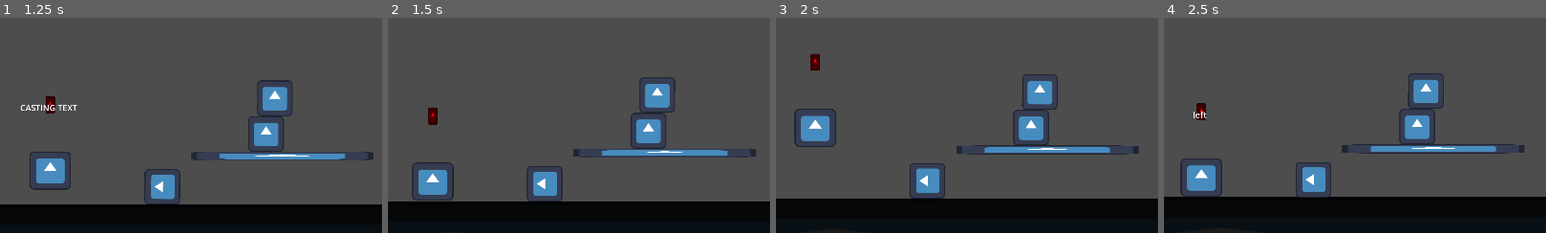
Above: before the commit, frames 1-4 (left to right).
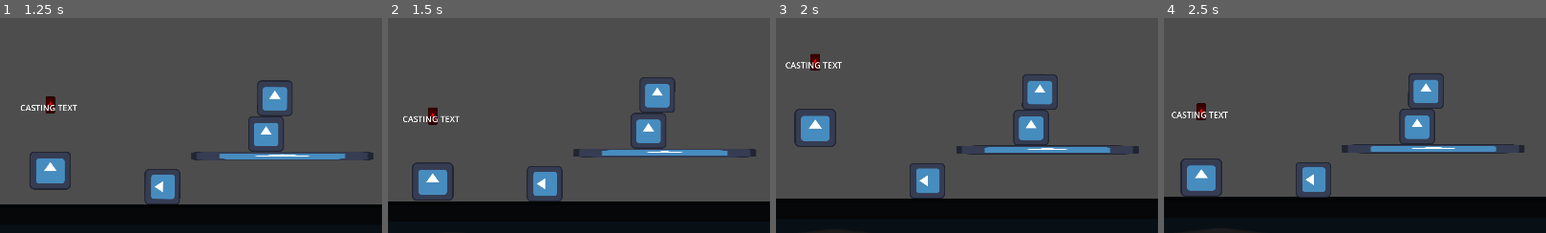
Above: after the commit, the same moments.

Repository: WantanAsyraff/Magis-Penglipur-Lara-Game
Game: Godot game, scene res://scenes/worlds/hubs/akademi-bintang-utama/ABU-library.tscn
The game is run twice, just before and just after one commit, with the same random seed, the same clock (stepped at 60 frames per second) and the same inputs. The project has no main scene, so this scene is started directly. The engine's default icon, where the game draws it, is replaced by a stand-in: a white triangle on a blue panel in a dark square.
Inputs:
- Up to frame 1 (1.25 s): tap Enter (ui_accept) at 0.5, 0.77 s; hold L (incantation_right) from 0.53 s (still down); tap Shift (dash) at 0.6 s
- Up to frame 2 (1.5 s): keep holding L (incantation_right); tap E (interact, bound only after the commit) at 1.35 s
- Up to frame 3 (2 s): keep holding L (incantation_right); tap Enter (ui_accept) at 1.52 s
- Up to frame 4 (2.5 s): release L (incantation_right) at 2.03 s; hold J (incantation_left) from 2.03 s (still down); tap Z (interact, bound only before the commit) at 2.1 s
The pictures show only the part of the screen within x 42-92%, y 18-68%; the shares and areas given below are measured in that part.

Frame 1 is identical in both runs. In frame 2, 0.2% of the frame differs, in the area x 4-19%, y 45-49%; in frame 3, 0.2%; in frame 4, 0.2%, in the area x 2-17%, y 43-47%.

Commit message:
changed keybindings
E -> interact
O -> start incantation

Diff:
--- a/project.godot
+++ b/project.godot
@@ -104,12 +104,12 @@
 }
 start_incantation={
 "deadzone": 0.2,
-"events": [Object(InputEventKey,"resource_local_to_scene":fa …(140 unchanged characters)… d":false,"keycode":0,"physical_keycode":69,"key_label":0,"unicode":101,"location":0,"echo":false,"script":null)
+"events": [Object(InputEventKey,"resource_local_to_scene":fa …(140 unchanged characters)… d":false,"keycode":0,"physical_keycode":79,"key_label":0,"unicode":111,"location":0,"echo":false,"script":null)
 ]
 }
 interact={
 "deadzone": 0.2,
-"events": [Object(InputEventKey,"resource_local_to_scene":fa …(140 unchanged characters)… d":false,"keycode":0,"physical_keycode":90,"key_label":0,"unicode":122,"location":0,"echo":false,"script":null)
+"events": [Object(InputEventKey,"resource_local_to_scene":fa …(140 unchanged characters)… d":false,"keycode":0,"physical_keycode":69,"key_label":0,"unicode":101,"location":0,"echo":false,"script":null)
 ]
 }
 dash={
--- a/scenes/transitioners/zone-portal/zone-portal.gd
+++ b/scenes/transitioners/zone-portal/zone-portal.gd
@@ -3,14 +3,21 @@
 
 @export var target_zone: ZoneData
 @export var target_spawn_point: String = "entrance"
+@export var preview_text: String = "Press [E] to Enter"
 
 var player_in_range := false
+var preview_label: Label
 
-func _process(_delta):
+func _ready() -> void:
+	_create_label()
+	connect("body_entered", _on_body_entered)
+	connect("body_exited", _on_body_exited)
+
+func _process(_delta: float) -> void:
 	if player_in_range and Input.is_action_just_pressed("interact"):
 		_change_zone()
 
-func _change_zone():
+func _change_zone() -> void:
 	if not target_zone or not target_zone.zone_scene:
 		push_error("Invalid target zone!")
 		return
@@ -20,12 +27,34 @@
 		target_spawn_point
 	)
 
-func _on_body_entered(body: Node2D):
+# -------------------------
+# PREVIEW LABEL
+# -------------------------
+func _create_label() -> void:
+	preview_label = Label.new()
+	preview_label.text = preview_text
+	preview_label.visible = false
+	preview_label.z_index = 100
+
+	preview_label.horizontal_alignment = HORIZONTAL_ALIGNMENT_CENTER
+	preview_label.vertical_alignment = VERTICAL_ALIGNMENT_CENTER
+
+	# Position above the portal
+	preview_label.position = Vector2(0, -40)
+
+	add_child(preview_label)
+
+# -------------------------
+# SIGNALS
+# -------------------------
+func _on_body_entered(body: Node2D) -> void:
 	if body.is_in_group("player"):
-		print("Player entered")
 		player_in_range = true
+		preview_label.visible = true
+		print("Player entered portal")
 
-func _on_body_exited(body: Node2D):
+func _on_body_exited(body: Node2D) -> void:
 	if body.is_in_group("player"):
-		print("Player exited")
 		player_in_range = false
+		preview_label.visible = false
+		print("Player exited portal")
